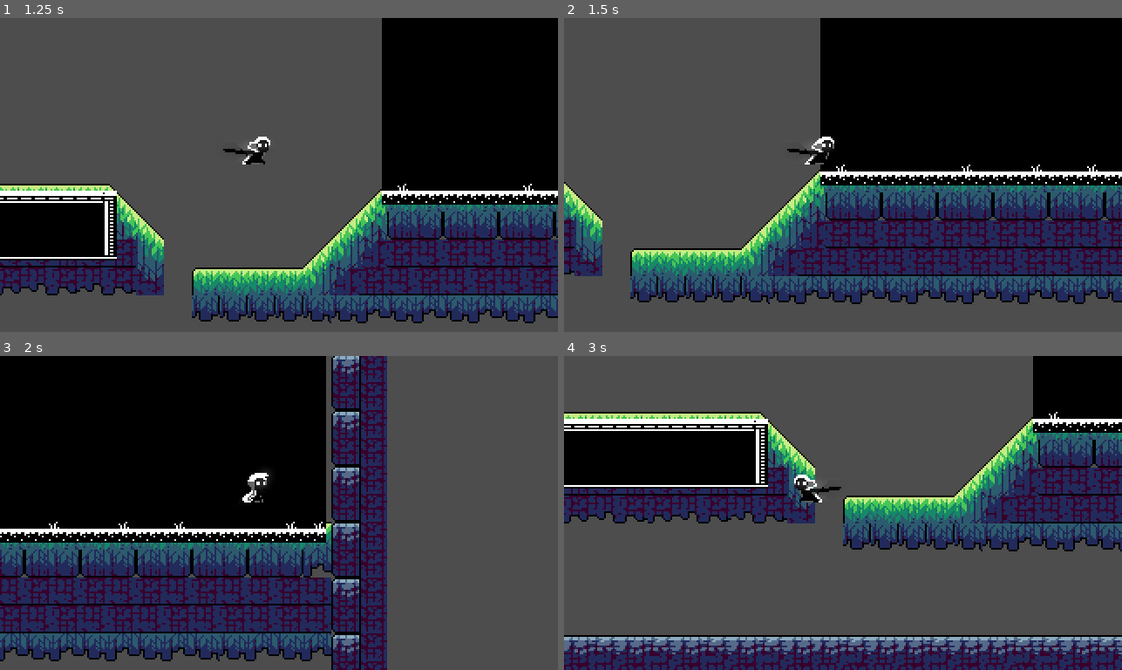
Above: before the commit, frames 1-4 (two rows, left to right).
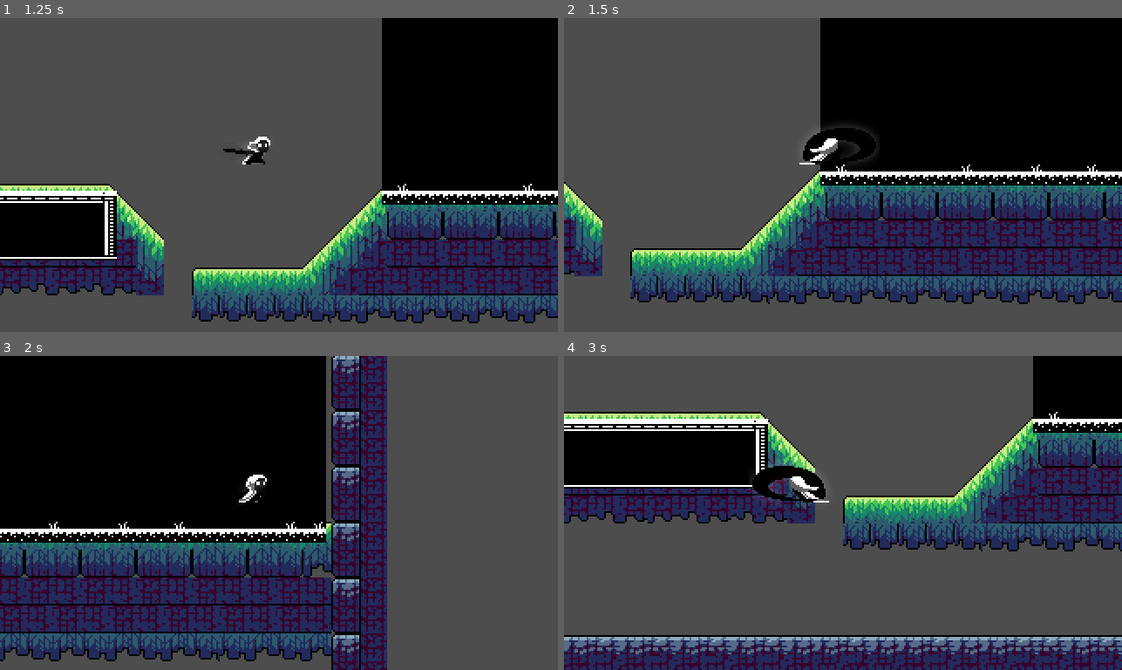
Above: after the commit, the same moments.

Repository: MaybeAnAdult/PioInteractiveGame1
Game: Godot game, scene res://node_2d.tscn
Same seed, same stepped clock (60 frames per second), same inputs: the game is played once before the commit and once after it.
Inputs (mouse positions are in pixels of both pictures, inside the frame that each line leads up to):
- Up to frame 1 (1.25 s): tap Enter at 0.5 s; move the mouse to (401, 159) at 0.52 s; hold Right (move_right) from 0.53 s (still down); tap A (attack) at 0.6 s; tap Space (jump) at 0.77 s
- Up to frame 2 (1.5 s): keep holding Right (move_right); move the mouse to (731, 190) at 1.27 s; tap A (attack) at 1.35 s
- Up to frame 3 (2 s): keep holding Right (move_right); tap Space (jump) at 1.52 s
- Up to frame 4 (3 s): move the mouse to (898, 443) at 2.02 s; release Right (move_right) at 2.03 s; hold Left (move_left) 2.03-2.78 s; tap D (dash) at 2.1 s; tap A (attack) at 2.3, 2.85 s; move the mouse to (815, 575) at 2.77 s; hold Right (move_right) from 2.78 s (still down)

Frame 1 is identical in both runs. In frame 2, 0.5% of the frame differs, in the area x 40-57%, y 34-47%; in frame 3, 0.1%; in frame 4, 0.9%, in the area x 33-50%, y 34-47%.

Commit message:
atack cahnged

Diff:
--- a/pio-interactive-game-1-placeholder/Scripts/attack.gd
+++ b/pio-interactive-game-1-placeholder/Scripts/attack.gd
@@ -4,13 +4,14 @@
 @export_group("Combo Settings")
 @export var combo_reset_time: float = 1.2
 @export var combo_buffer_time: float = 0.15
-@export var attack_cooldown: float = 0.2
+@export var attack_cooldown: float = 0
 @export var hitbox_node: Area2D
 @export_group("Hitbox")
 @export var attack_hitbox: Area2D              # Drag AttackHitbox here!
 @export var damage_amount: int = 25            # Damage per hit
 @export var knockback_force: float = 400.0     # Push enemies away
 @export var hitstop_duration: float = 0.08     # Screen freeze on hit (metroidvania polish)
+@export var cancel_frame: int = 2
 
 var current_combo: int = 0
 var last_attack_time: float = 0.0
@@ -42,14 +43,25 @@
 		combo_buffer_timer = 0.0
 		_deactivate_hitbox()  # Clean up
 
-	if want_to_attack:
-		if is_attacking and current_combo < 3:
-			next_attack_queued = true
-		elif combo_buffer_timer > 0 and current_combo < 3:
-			start_attack(current_combo + 1)
+	if want_to_attack and sprite.frame > cancel_frame:
+		if (current_combo):
+
+			sprite.stop()
+			start_attack(2)
 			combo_buffer_timer = 0.0
-		elif not is_attacking and last_attack_time >= attack_cooldown:
+			current_combo = 0
+		else:
+			sprite.stop()
 			start_attack(1)
+	elif want_to_attack:
+		start_attack(1)
+		#elif is_attacking and current_combo < 2:
+		#	next_attack_queued = true
+		#	print("queue next attack")
+		#	print(combo_buffer_timer)
+		#elif not is_attacking and last_attack_time >= attack_cooldown:
+		#	start_attack(1)
+		#	print("start new combo")
 
 func start_attack(combo_level: int) -> void:
 	current_combo = combo_level
